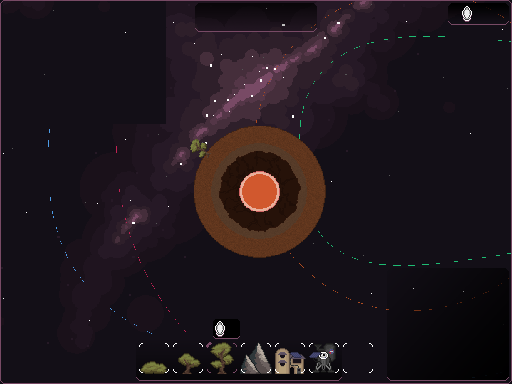
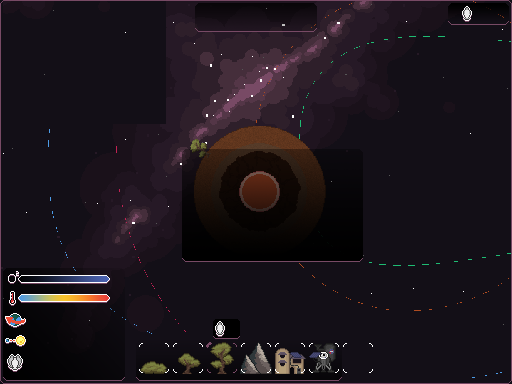
Comparing the layer stacks of the two 512 × 384 images. Changes:
removed layer "Tooltip" over [387, 268, 509, 381]
added layer "Layer 4" above "Planet Info Panel" over [182, 149, 363, 262]
showed group "Planet Info Panel" (2 layers) over [3, 268, 125, 381]
painted on "bars" over [3, 268, 125, 381]
added layer "Layer 3" above "Layer 1" over [241, 149, 312, 262]
